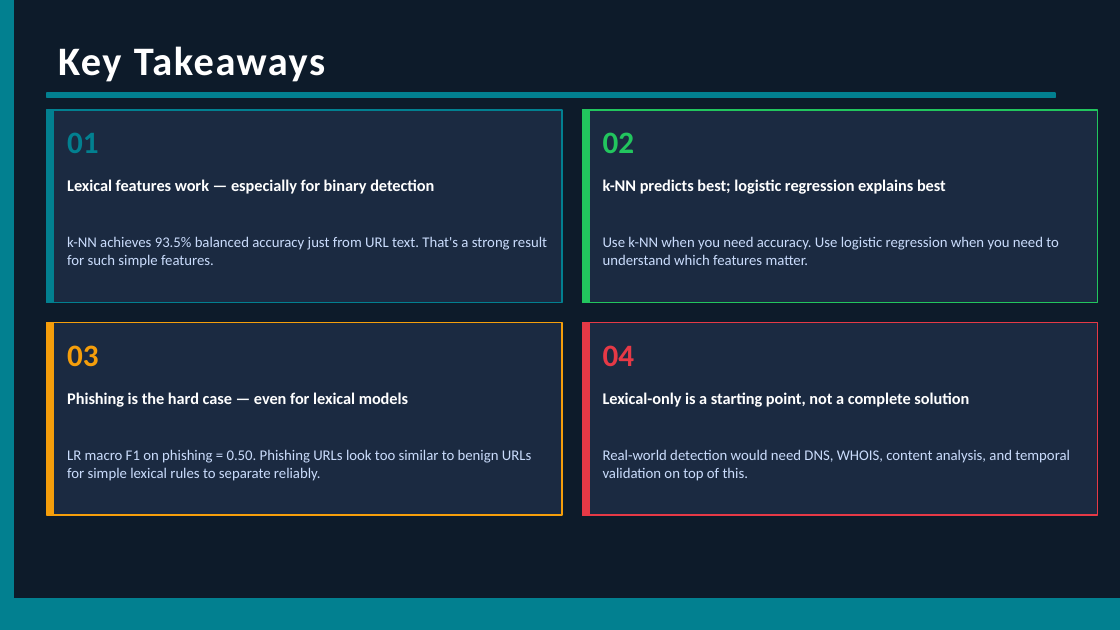
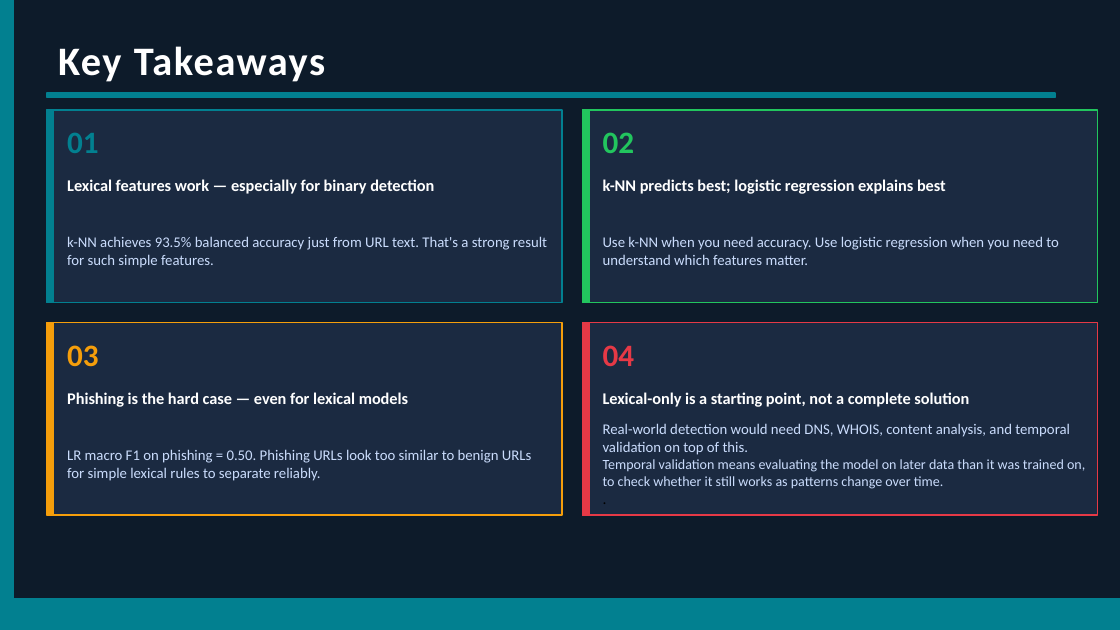
Before and after one commit to NimishSood/malicious-url-detection, a slide deck: slide 17 of Part2.pptx. Drawn at 1120x630 pixels with LibreOffice and Linux fonts; fonts in the diff are those of the drawing. Boxes give left, top, right and bottom in pixels: in the first picture for what was removed or moved away, otherwise in the second. Text is boxed around its words. In the diff, an @@ line names an element or a change of style, - is before the commit and + after.

Commit message:
docs(minor changes in part2 ppt)

```diff
--- a/Part2.pptx
+++ b/Part2.pptx
@@ text at (x1=603, y1=459, x2=1085, y2=489): paragraphs added @@
+Temporal validation means evaluating the model on later data than it was trained on, to check whether it still works as patterns change over time.
+.
```
